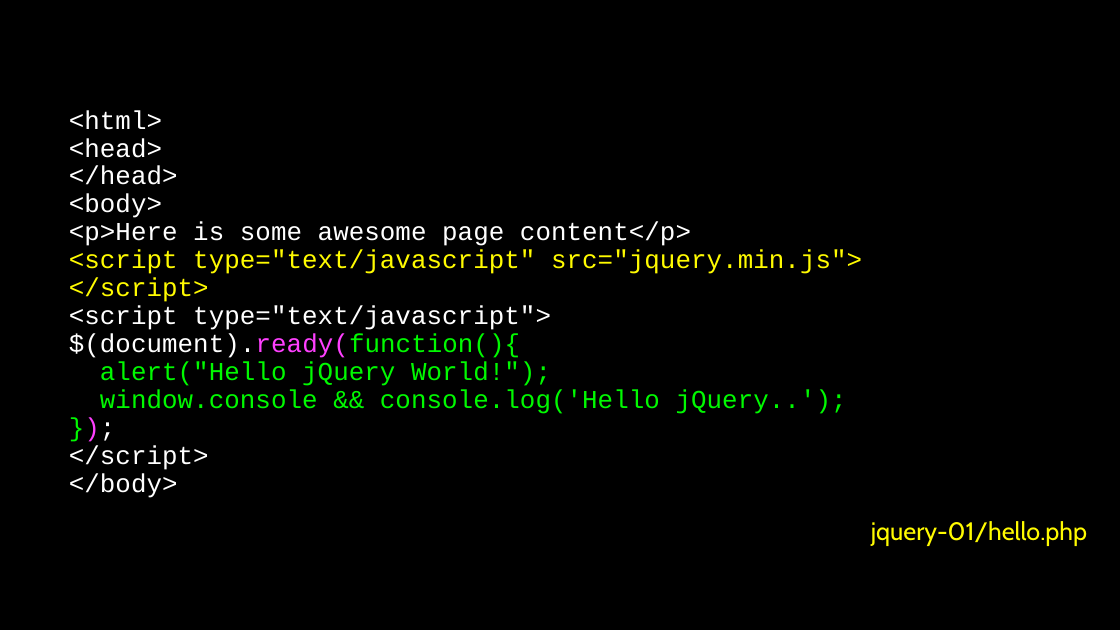
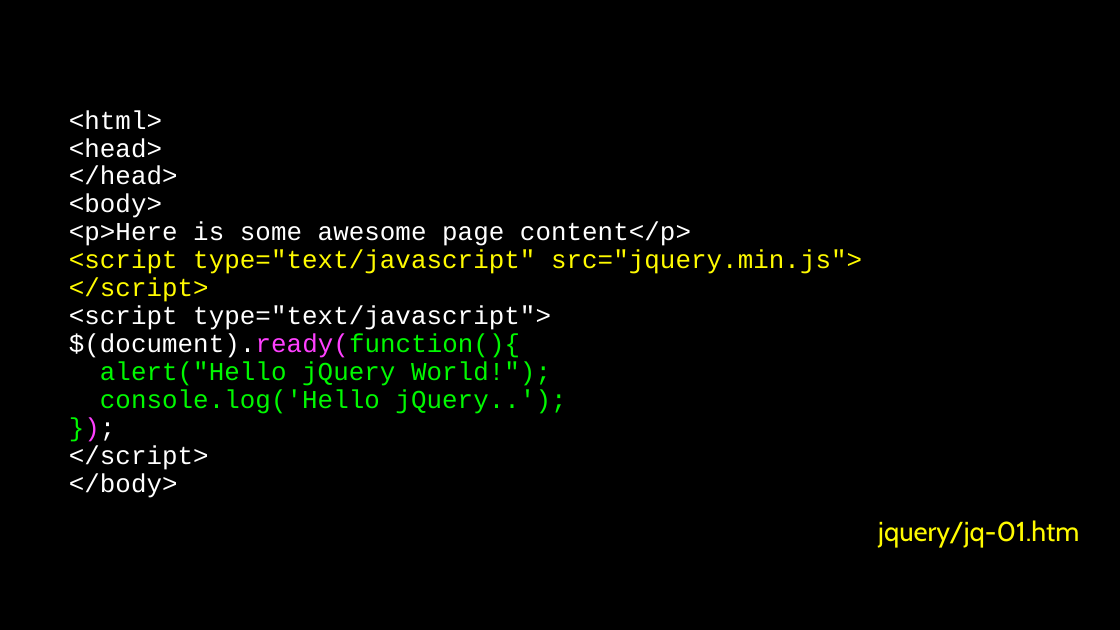
Before and after one commit to csev/dj4e, a slide deck: slide 13 of lectures/JS-03-JQuery.ppt (slide 4 before the commit). Drawn at 1120x630 pixels with LibreOffice and Linux fonts; fonts in the diff are those of the drawing. Boxes give left, top, right and bottom in pixels: in the first picture for what was removed or moved away, otherwise in the second. Text is boxed around its words. In the diff, an @@ line names an element or a change of style, - is before the commit and + after.

Commit message:
Progress on jQuery

```diff
--- a/lectures/JS-03-JQuery.ppt
+++ b/lectures/JS-03-JQuery.ppt
@@ text in free at (100,389,566,414): text changed @@
-window.console && console.log('Hello jQuery..');
+console.log('Hello jQuery..');
@@ text in free at (878,520,1079,547): text changed; size 16.1 to 17.6 pt @@
-jquery-01/hello.php
+jquery/jq-01.htm
```
Also in this commit, not shown: 5 other slides changed, 10 slides added, 2 slides removed, 3 other files.
